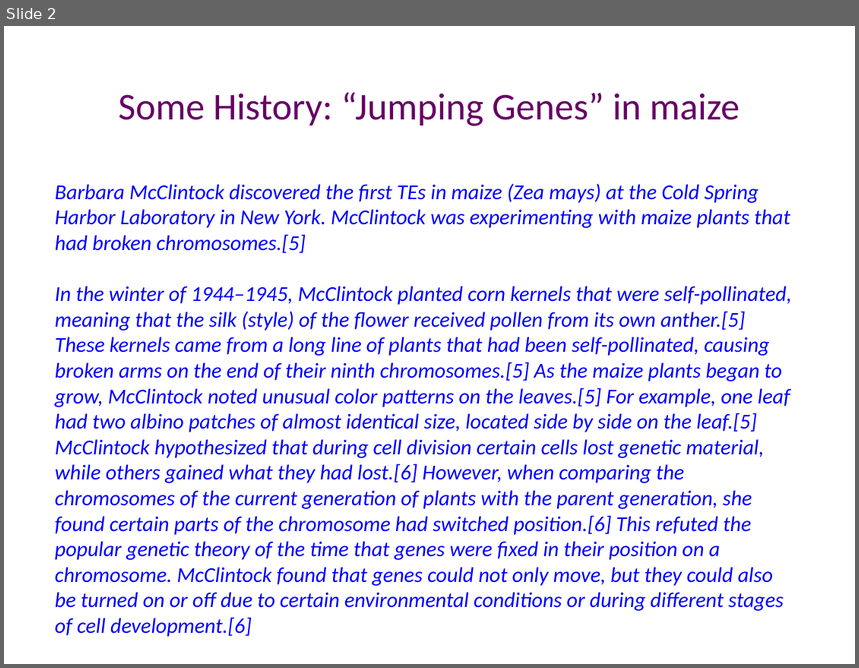
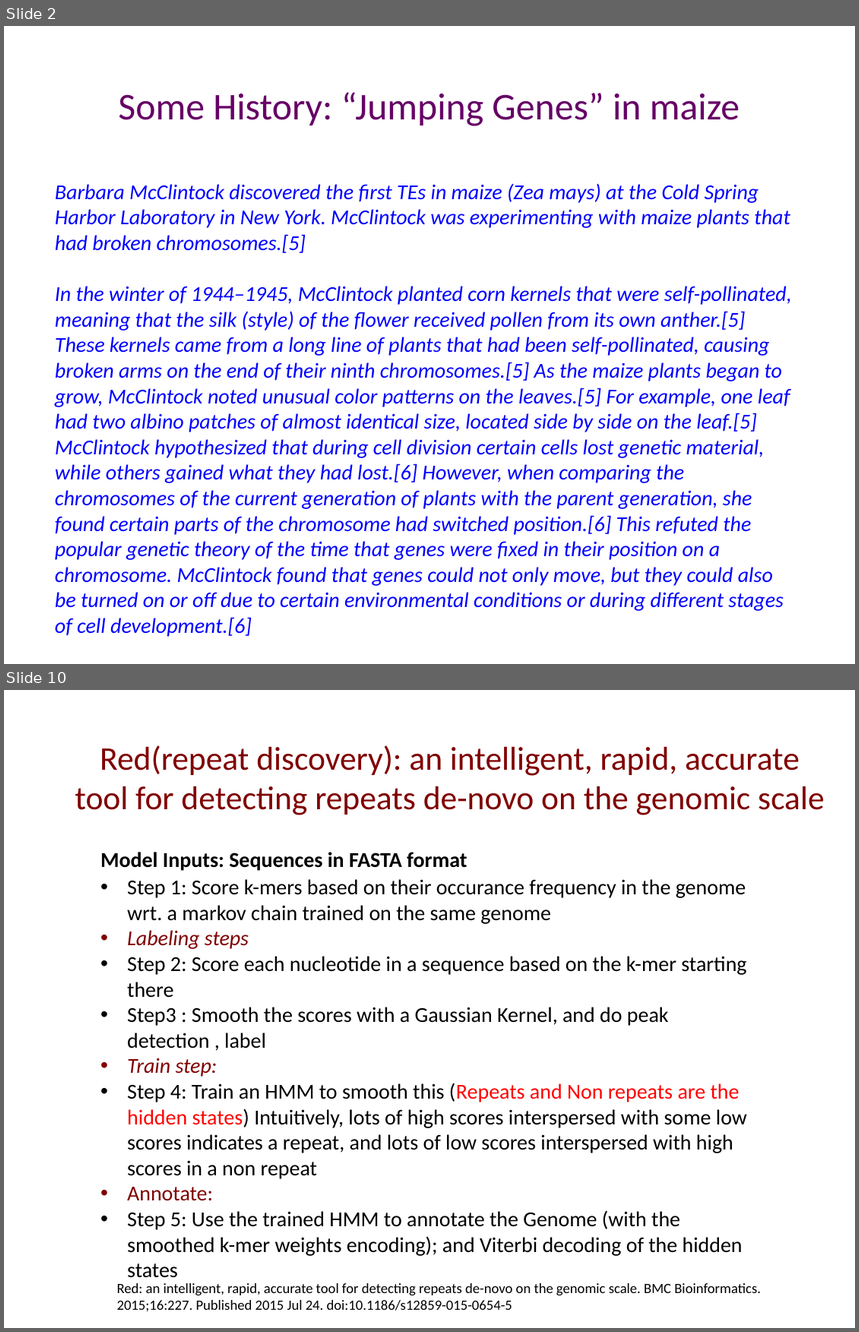
Before and after one commit to manyu90/Journal-Club-presentations, a slide deck: Nov6_2018_Computational_tools_unmasking_TEs/transposable_elements.pptx. Shown one above the other, each under a label of ours: slide 2 before the commit, slides 2 and 10 after it; the slides between them are not shown. The pictures are 859x668 and 859x1332 pixels, drawn with LibreOffice and Linux fonts; fonts in the diff are those of the drawing. Boxes give left, top, right and bottom in pixels: in the first picture for what was removed or moved away, otherwise in the second. Text is boxed around its words. In the diff, an @@ line names an element or a change of style, - is before the commit and + after.

```diff
--- a/Nov6_2018_Computational_tools_unmasking_TEs/transposable_elements.pptx
+++ b/Nov6_2018_Computational_tools_unmasking_TEs/transposable_elements.pptx
@@ slide 10 added at <box>4,690,855,1328</box>, background #FFFFFF @@
@@ text added at <box>75,745,825,815</box>, 28 pt, text #800000 @@
+Red(repeat discovery): an intelligent, rapid, accurate tool for detecting repeats de-novo on the genomic scale
@@ text added at <box>101,852,467,871</box>, 18 pt, text #000000, bold @@
+Model Inputs: Sequences in FASTA format
@@ text added at <box>127,879,747,1278</box>, 18 pt, text #000000 @@
+• Step 1: Score k-mers based on their occurance frequency in the genome wrt. a markov chain trained on the same genome
+• Labeling steps
+• Step 2: Score each nucleotide in a sequence based on the k-mer starting there
+• Step3 : Smooth the scores with a Gaussian Kernel, and do peak detection , label
+• Train step:
+• Step 4: Train an HMM to smooth this (Repeats and Non repeats are the hidden states) Intuitively, lots of high scores interspersed with some low scores indicates a repeat, and lots of low scores interspersed with high scores in a non repeat
+• Annotate:
+• Step 5: Use the trained HMM to annotate the Genome (with the smoothed k-mer weights encoding); and Viterbi decoding of the hidden states
@@ text added at <box>117,1284,761,1312</box>, 12 pt, text #000000 @@
+Red: an intelligent, rapid, accurate tool for detecting repeats de-novo on the genomic scale. BMC Bioinformatics. 2015;16:227. Published 2015 Jul 24. doi:10.1186/s12859-015-0654-5
```
Also in this commit, not shown: 1 slide changed, 12 other slides added, 2 slides removed, 8 other files.
